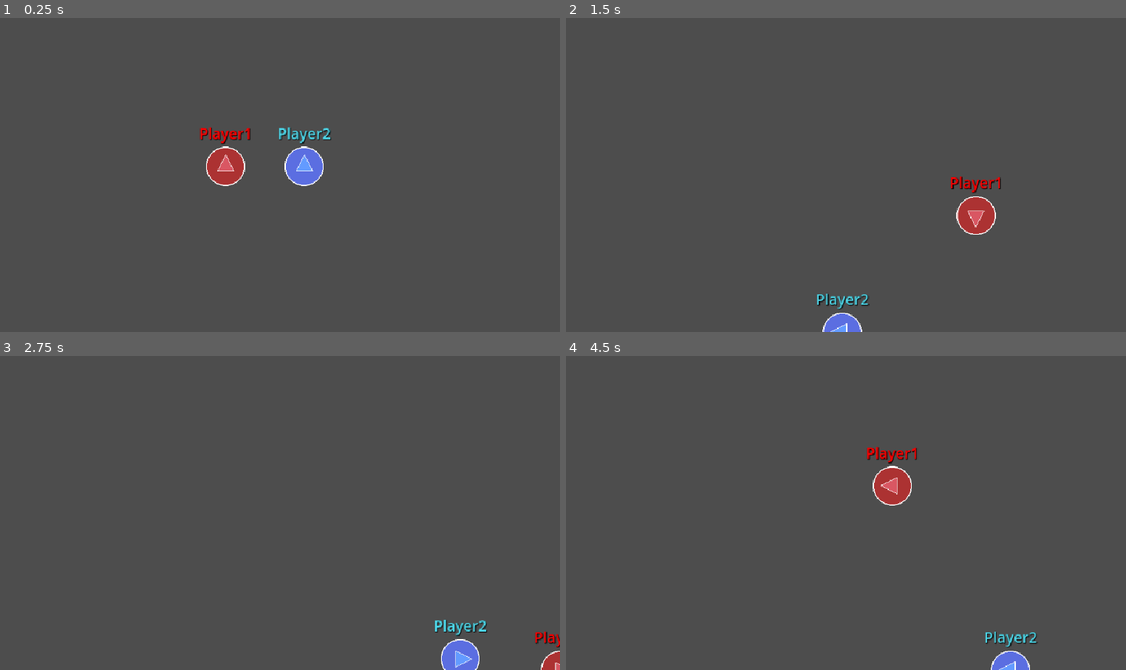
Above: before the commit, frames 1-4 (two rows, left to right).
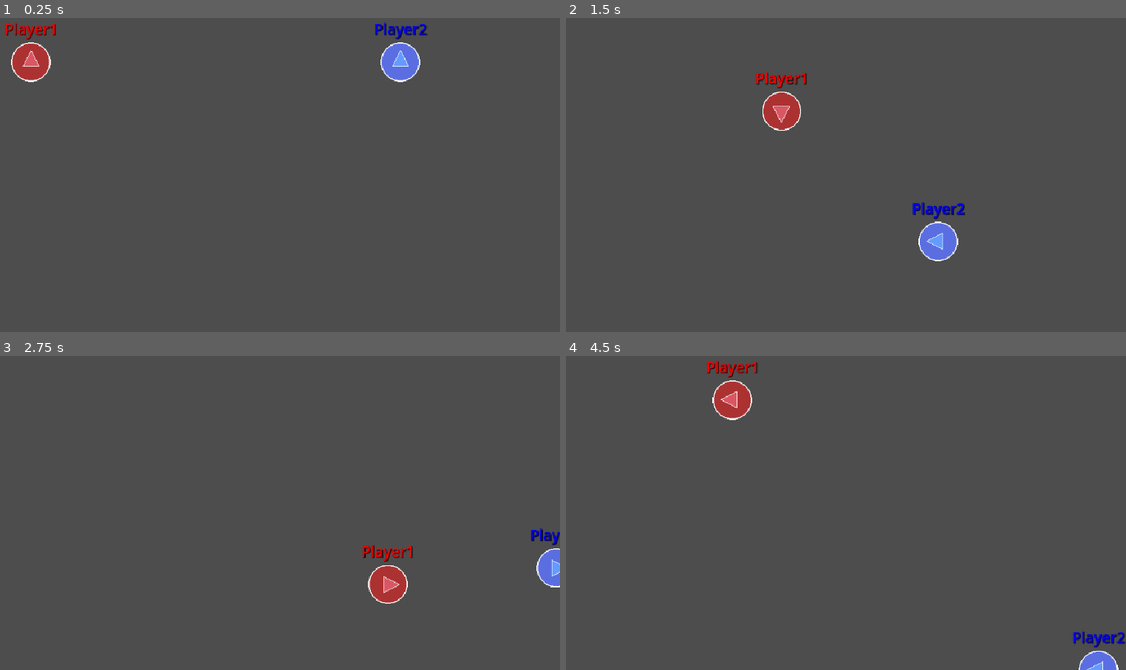
Above: after the commit, the same moments.

Repository: S2009-dev/animated-couscous
Game: Godot game, scene res://objects/scenes/players.tscn
Same seed, same stepped clock (60 frames per second), same inputs: the game is played once before the commit and once after it.
Inputs:
- Up to frame 1 (0.25 s): no input
- Up to frame 2 (1.5 s): tap Enter at 0.5 s; hold D (player1_right) 0.53-1.28 s; hold Down (player2_down) 0.53-1.28 s; tap Left (player2_left) at 0.8, 1.35 s; hold S (player1_down) from 1.28 s (still down)
- Up to frame 3 (2.75 s): tap Right (player2_right) at 1.55 s; release S (player1_down) at 2.03 s; hold D (player1_right) from 2.03 s (still down); hold Right (player2_right) from 2.03 s (still down); tap Up (player2_up) at 2.3 s
- Up to frame 4 (4.5 s): release D (player1_right) at 2.78 s; release Right (player2_right) at 2.78 s; hold W (player1_up) 2.78-3.53 s; tap Up (player2_up) at 2.85 s; tap Down (player2_down) at 3.05 s; hold Down (player2_down) 3.53-4.28 s; hold A (player1_left) from 3.53 s (still down); tap Left (player2_left) at 3.8, 4.35 s

The runs differ from the first frame. In frame 1, 3.7% of the frame differs, in the area x 1-77%, y 1-54%; in frame 2, 3.3%; in frame 3, 2.6%; in frame 4, 3.0%.

Commit message:
refactor(players): :zap: merge players scenes and scripts
BREAKING CHANGES

Diff:
--- a/objects/entities/players/player_1.tscn
+++ b/objects/entities/player.tscn
@@ -1,14 +1,14 @@
 [gd_scene load_steps=4 format=3 uid="uid://yi03qgjo3ayc"]
 
-[ext_resource type="Script" uid="uid://budv22nt8mcxn" path="res://scripts/entities/players/player_1.gd" id="1_3spw0"]
+[ext_resource type="Script" uid="uid://dqktip8uypp61" path="res://scripts/entities/player.gd" id="1_sm54d"]
 [ext_resource type="Texture2D" uid="uid://dljx626xr4lkw" path="res://assets/sprites/players/player1.png" id="1_w3ycq"]
 
 [sub_resource type="CircleShape2D" id="CircleShape2D_3spw0"]
 radius = 32.1403
 
-[node name="Player1" type="CharacterBody2D"]
+[node name="Player" type="CharacterBody2D"]
 motion_mode = 1
-script = ExtResource("1_3spw0")
+script = ExtResource("1_sm54d")
 metadata/_edit_group_ = true
 
 [node name="Sprite2D" type="Sprite2D" parent="."]
@@ -18,20 +18,19 @@
 shape = SubResource("CircleShape2D_3spw0")
 
 [node name="Label" type="Label" parent="."]
-anchors_preset = 8
+anchors_preset = 7
 anchor_left = 0.5
-anchor_top = 0.5
+anchor_top = 1.0
 anchor_right = 0.5
-anchor_bottom = 0.5
+anchor_bottom = 1.0
 offset_left = -43.0
 offset_top = -71.0
 offset_right = 43.0
 offset_bottom = -37.0
 grow_horizontal = 2
-grow_vertical = 2
-theme_override_colors/font_color = Color(1, 0, 0, 1)
+grow_vertical = 0
 theme_override_colors/font_shadow_color = Color(0, 0, 0, 1)
 theme_override_font_sizes/font_size = 24
-text = "Player1"
+text = "Player"
 horizontal_alignment = 1
 vertical_alignment = 1
--- a/objects/entities/players/player_2.tscn
+++ /dev/null
@@ -1,36 +0,0 @@
-[gd_scene load_steps=4 format=3 uid="uid://bxth0c6que8bp"]
-
-[ext_resource type="Script" uid="uid://d3i3hf4aqwxx3" path="res://scripts/entities/players/player_2.gd" id="1_e6b1r"]
-[ext_resource type="Texture2D" uid="uid://dxyfs7hbq2w61" path="res://assets/sprites/players/player2.png" id="1_gjya6"]
-
-[sub_resource type="CircleShape2D" id="CircleShape2D_3spw0"]
-radius = 32.1403
-
-[node name="Player2" type="CharacterBody2D"]
-motion_mode = 1
-script = ExtResource("1_e6b1r")
-metadata/_edit_group_ = true
-
-[node name="Sprite2D" type="Sprite2D" parent="."]
-texture = ExtResource("1_gjya6")
-
-[node name="CollisionShape2D" type="CollisionShape2D" parent="."]
-shape = SubResource("CircleShape2D_3spw0")
-
-[node name="Label" type="Label" parent="."]
-anchors_preset = 12
-anchor_top = 1.0
-anchor_right = 1.0
-anchor_bottom = 1.0
-offset_left = -43.0
-offset_top = -71.0
-offset_right = 43.0
-offset_bottom = -37.0
-grow_horizontal = 2
-grow_vertical = 0
-theme_override_colors/font_color = Color(0.305882, 0.85098, 0.921569, 1)
-theme_override_colors/font_shadow_color = Color(0, 0, 0, 1)
-theme_override_font_sizes/font_size = 24
-text = "Player2"
-horizontal_alignment = 1
-vertical_alignment = 1
--- a/objects/scenes/players.tscn
+++ b/objects/scenes/players.tscn
@@ -1,14 +1,8 @@
-[gd_scene load_steps=4 format=3 uid="uid://b6khkw216qi8f"]
+[gd_scene load_steps=3 format=3 uid="uid://b6khkw216qi8f"]
 
-[ext_resource type="PackedScene" uid="uid://yi03qgjo3ayc" path="res://objects/entities/players/player_1.tscn" id="1_ttg0s"]
-[ext_resource type="Script" path="res://scripts/scenes/players.gd" id="1_ym7i4"]
-[ext_resource type="PackedScene" uid="uid://bxth0c6que8bp" path="res://objects/entities/players/player_2.tscn" id="2_ym7i4"]
+[ext_resource type="Script" uid="uid://c1rrds461xdgh" path="res://scripts/scenes/players.gd" id="1_ym7i4"]
+[ext_resource type="PackedScene" uid="uid://yi03qgjo3ayc" path="res://objects/entities/player.tscn" id="2_ttg0s"]
 
 [node name="Players" type="Node2D"]
 script = ExtResource("1_ym7i4")
-player1_start_pos = Vector2(416, 270)
-player2_start_pos = Vector2(544, 270)
-
-[node name="Player1" parent="." instance=ExtResource("1_ttg0s")]
-
-[node name="Player2" parent="." instance=ExtResource("2_ym7i4")]
+player_object = ExtResource("2_ttg0s")
--- a/scripts/entities/players/player_2.gd
+++ b/scripts/entities/player.gd
@@ -1,23 +1,31 @@
 extends CharacterBody2D
 
-@export var speed = 400 # Player's Speed (px/s)
-var screen_size
+@export var id: int = 1 # Player's ID
+@export var speed: float = 400 # Player's Speed (px/s)
+
+var screen_size: Vector2
+var player_name: String = "player" + str(id)
 
 # Called when the node enters the scene tree for the first time.
 func _ready() -> void:
 	screen_size = get_viewport_rect().size
+	player_name = "player" + str(id)
+
+	$Label.text = "Player" + str(id)
+	$Label.modulate = [Color(1, 0, 0), Color(0, 0, 1)][id - 1]
+	$Sprite2D.texture = load("res://assets/sprites/players/" + player_name + ".png")
 
 # Called every frame. 'delta' is the elapsed time since the previous frame.
 func _physics_process(_delta: float) -> void:
 	velocity = Vector2.ZERO
 
-	if Input.is_action_pressed("player2_up"):
+	if Input.is_action_pressed(player_name + "_up"):
 		velocity.y -= 1
-	if Input.is_action_pressed("player2_down"):
+	if Input.is_action_pressed(player_name + "_down"):
 		velocity.y += 1
-	if Input.is_action_pressed("player2_left"):
+	if Input.is_action_pressed(player_name + "_left"):
 		velocity.x -= 1
-	if Input.is_action_pressed("player2_right"):
+	if Input.is_action_pressed(player_name + "_right"):
 		velocity.x += 1
 
 	if velocity.length() > 0:
--- a/scripts/entities/players/player_1.gd
+++ /dev/null
@@ -1,28 +0,0 @@
-extends CharacterBody2D
-
-@export var speed = 400 # Player's Speed (px/s)
-var screen_size
-
-# Called when the node enters the scene tree for the first time.
-func _ready() -> void:
-	screen_size = get_viewport_rect().size
-
-# Called every frame. 'delta' is the elapsed time since the previous frame.
-func _physics_process(_delta: float) -> void:
-	velocity = Vector2.ZERO
-
-	if Input.is_action_pressed("player1_up"):
-		velocity.y -= 1
-	if Input.is_action_pressed("player1_down"):
-		velocity.y += 1
-	if Input.is_action_pressed("player1_left"):
-		velocity.x -= 1
-	if Input.is_action_pressed("player1_right"):
-		velocity.x += 1
-
-	if velocity.length() > 0:
-		velocity = velocity.normalized() * speed
-		$Sprite2D.rotation = atan2(velocity.y, velocity.x) + 90 * PI / 180
-
-	move_and_slide()
-	position = position.clamp(Vector2.ZERO, screen_size)
--- a/scripts/scenes/players.gd
+++ b/scripts/scenes/players.gd
@@ -1,8 +1,15 @@
 extends Node2D
 
-@export var player1_start_pos = Vector2.ZERO
-@export var player2_start_pos = Vector2.ZERO
+@export var player_object: PackedScene
 
 func _ready() -> void:
-	$Player1.position = player1_start_pos
-	$Player2.position = player2_start_pos
+	create_player()
+	create_player(2)
+
+func create_player(id: int = 1) -> void:
+	var player = player_object.instantiate()
+
+	player.id = id
+	player.position = Vector2(100, 100) if id == 1 else Vector2(700, 100)
+
+	add_child(player)
Not shown, added: scripts/entities/player.gd.uid
Not shown, removed: scripts/entities/players/player_1.gd.uid
Not shown, removed: scripts/entities/players/player_2.gd.uid
